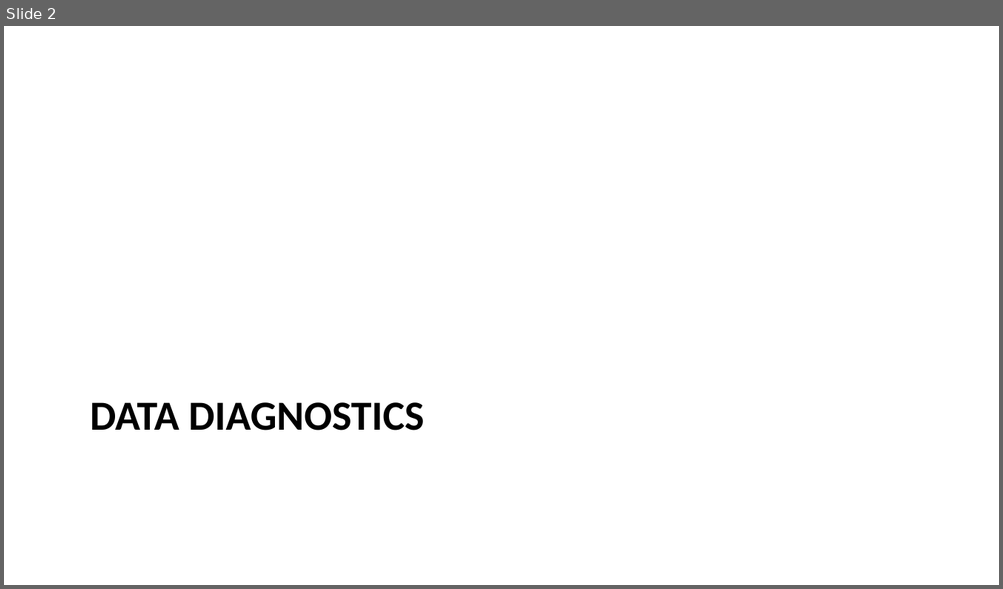
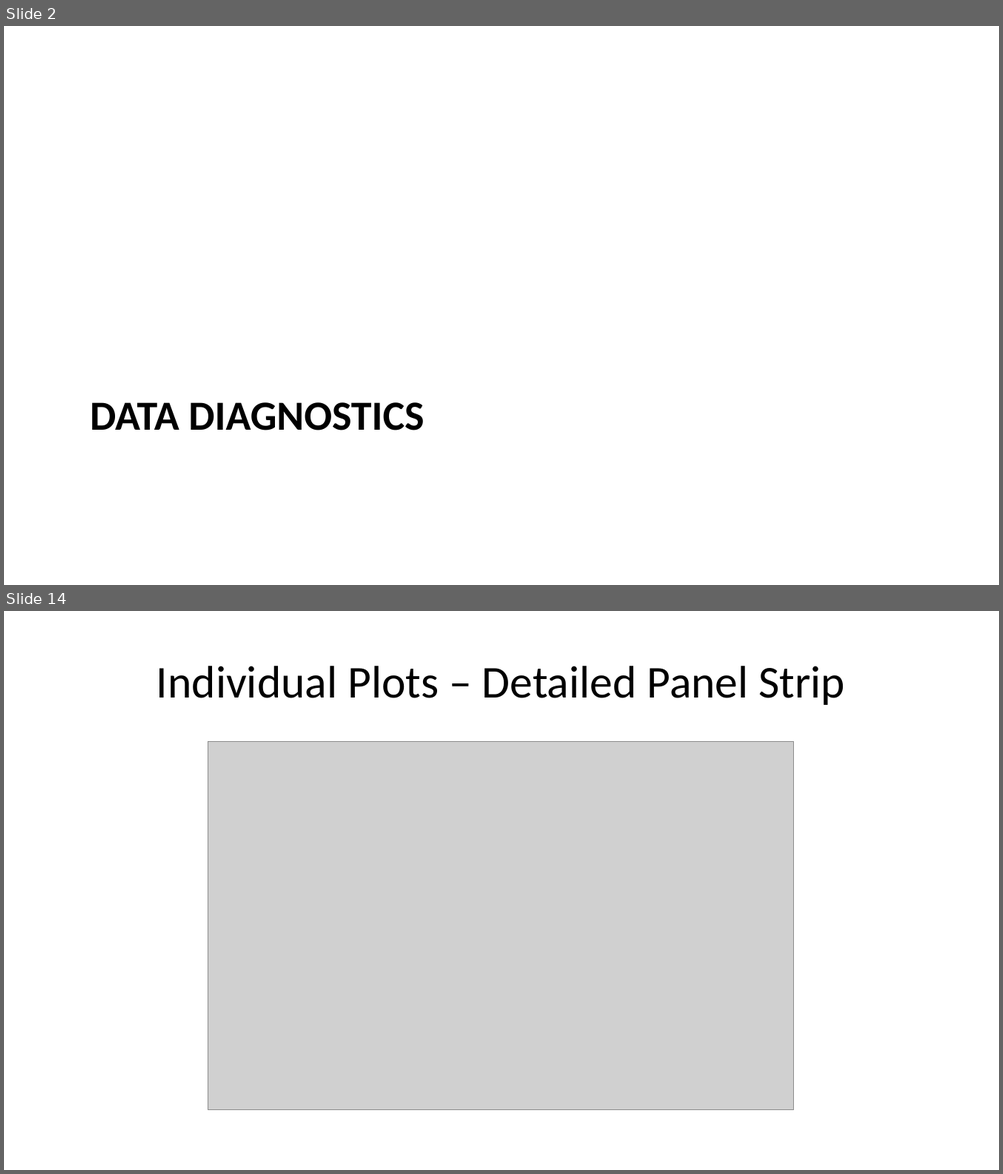
Before and after one commit to bergsmat/yamlet, a slide deck: inst/extdata/modeling/diagnostics.pptx. Shown one above the other, each under a label of ours: slide 2 before the commit, slides 2 and 14 after it; the slides between them are not shown. The pictures are 1003x589 and 1003x1174 pixels, drawn with LibreOffice and Linux fonts; fonts in the diff are those of the drawing; grey boxes stand for pictures. Boxes give left, top, right and bottom in pixels: in the first picture for what was removed or moved away, otherwise in the second. Text is boxed around its words. In the diff, an @@ line names an element or a change of style, - is before the commit and + after.

```diff
--- a/inst/extdata/modeling/diagnostics.pptx
+++ b/inst/extdata/modeling/diagnostics.pptx
@@ slide 14 added at (4,611,999,1170), background #FFFFFF @@
@@ title added at (156,666,845,705), 44 pt, text #000000 @@
+Individual Plots – Detailed Panel Strip
@@ picture added at (208,741,794,1111) @@
```
Also in this commit, not shown: 8 slides changed, 4 other slides added, 19 other files.
